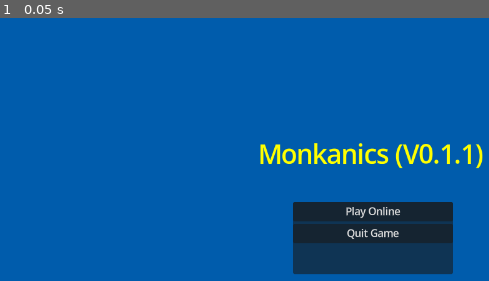
Above: before the commit, frame 1.
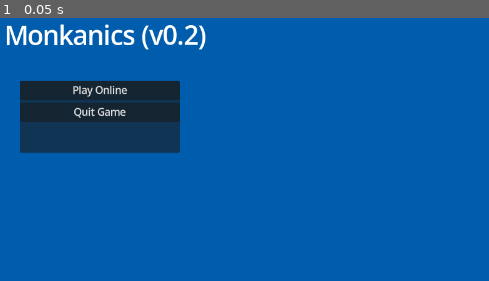
Above: after the commit, the same moment.

Repository: Demetrius-Dixon/Monkanics
Game: Godot game, scene res://main/main_scene.tscn
The game is run twice, just before and just after one commit, with the same random seed, the same clock (stepped at 60 frames per second) and the same inputs.
Inputs:
- Up to frame 1 (0.05 s): no input

The runs differ from the first frame. In frame 1, 21% of the frame differs, in the area x 1-99%, y 2-98%.

Commit message:
Main menu layout adjusted

Diff:
--- a/ui and hud/main menu/main_menu.tscn
+++ b/ui and hud/main menu/main_menu.tscn
@@ -18,10 +18,10 @@
 anchors_preset = 15
 anchor_right = 1.0
 anchor_bottom = 1.0
-offset_left = 512.0
-offset_top = 344.0
-offset_right = -512.0
-offset_bottom = -260.71796
+offset_left = 75.0
+offset_top = 150.0
+offset_right = -949.0
+offset_bottom = -454.71796
 grow_horizontal = 2
 grow_vertical = 2
 
@@ -54,10 +54,10 @@
 
 [node name="TitleAndVersion" type="Label" parent="." unique_id=1471539165]
 layout_mode = 0
-offset_left = 456.0
-offset_top = 240.0
-offset_right = 816.0
-offset_bottom = 295.83334
-theme_override_colors/font_color = Color(1, 1, 0, 1)
+offset_left = 50.0
+offset_top = 50.0
+offset_right = 410.0
+offset_bottom = 105.83334
+theme_override_colors/font_color = Color(1, 1, 1, 1)
 theme_override_font_sizes/font_size = 40
-text = "Monkanics (V0.1.1)"
+text = "Monkanics (v0.2)"
